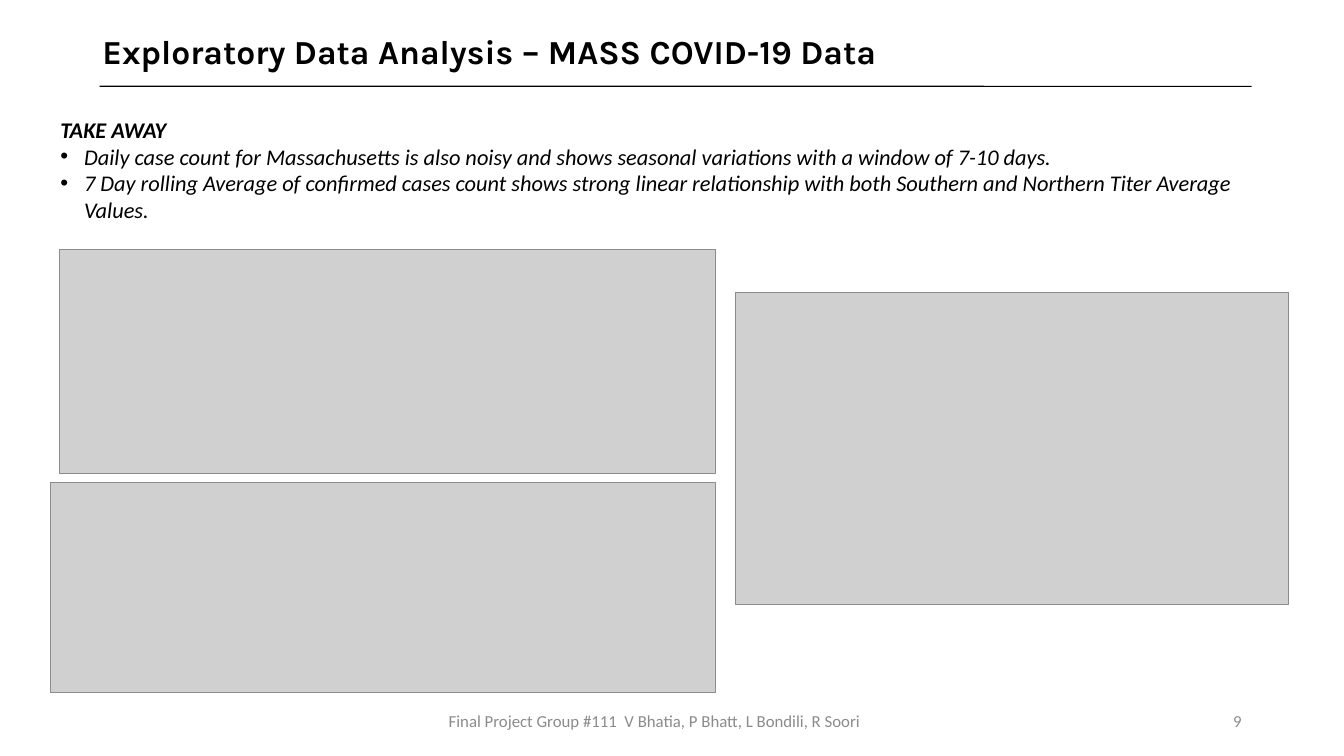
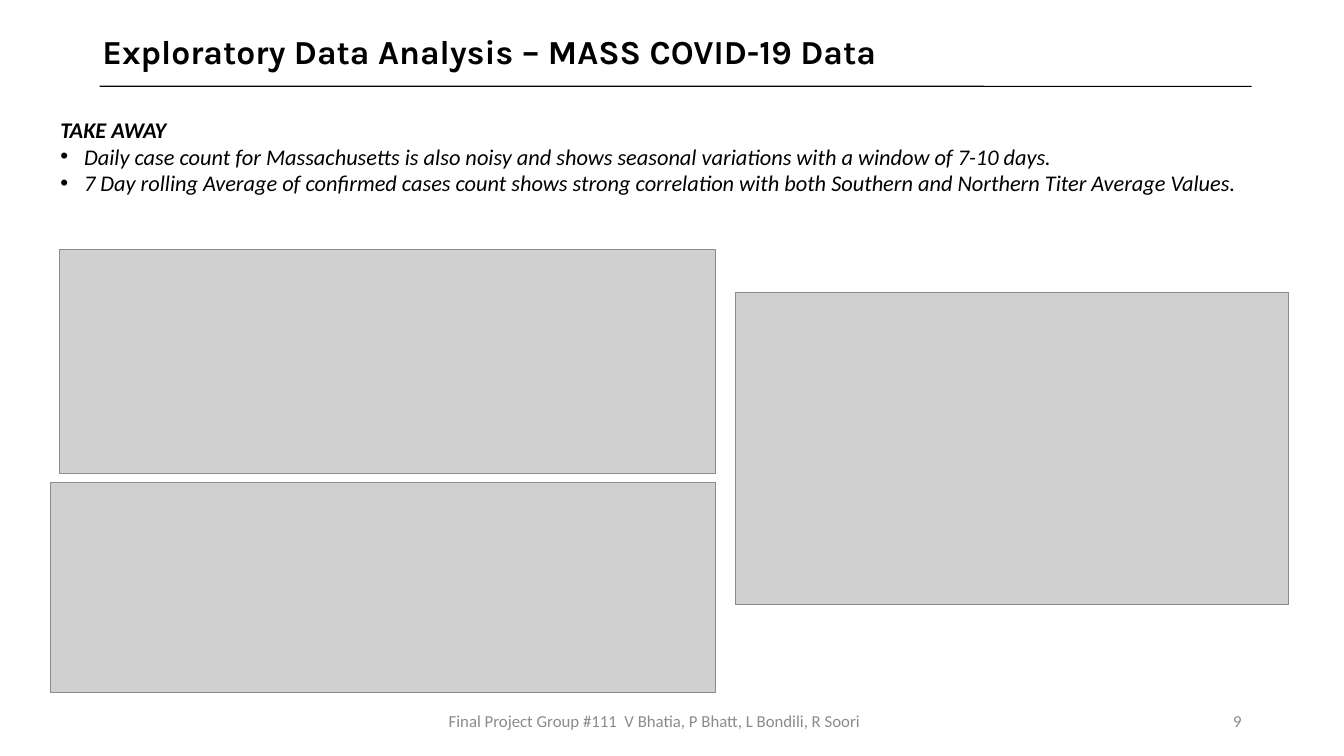
Before and after one commit to bhatiavr/cs109b-final-project-111, a slide deck: slide 9 of docs/Forecasting COVID-19 Cases Using SARS-Cov-2 Titers in Wastewater.pptx. Drawn at 1344x756 pixels with LibreOffice and Linux fonts; fonts in the diff are those of the drawing; grey boxes stand for pictures. Boxes give left, top, right and bottom in pixels: in the first picture for what was removed or moved away, otherwise in the second. Text is boxed around its words. In the diff, an @@ line names an element or a change of style, - is before the commit and + after.

```diff
--- a/docs/Forecasting COVID-19 Cases Using SARS-Cov-2 Titers in Wastewater.pptx
+++ b/docs/Forecasting COVID-19 Cases Using SARS-Cov-2 Titers in Wastewater.pptx
@@ text at box(84, 175, 1236, 195): text changed @@
-• 7 Day rolling Average of confirmed cases count shows strong linear relationship with both Southern and Northern Titer Average Values.
+• 7 Day rolling Average of confirmed cases count shows strong correlation with both Southern and Northern Titer Average Values.
```
Also in this commit, not shown: 16 other slides changed, 1 slide removed.
